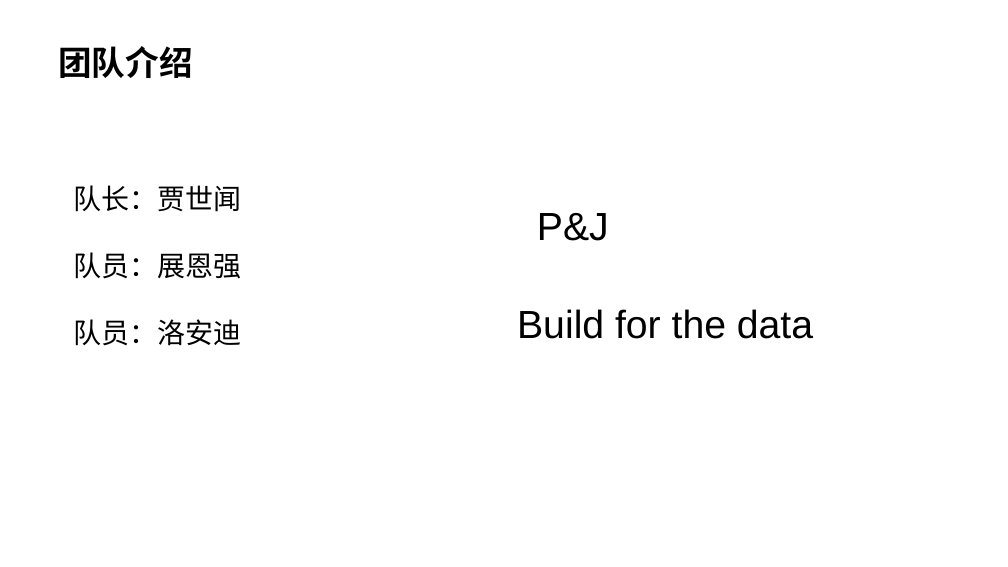
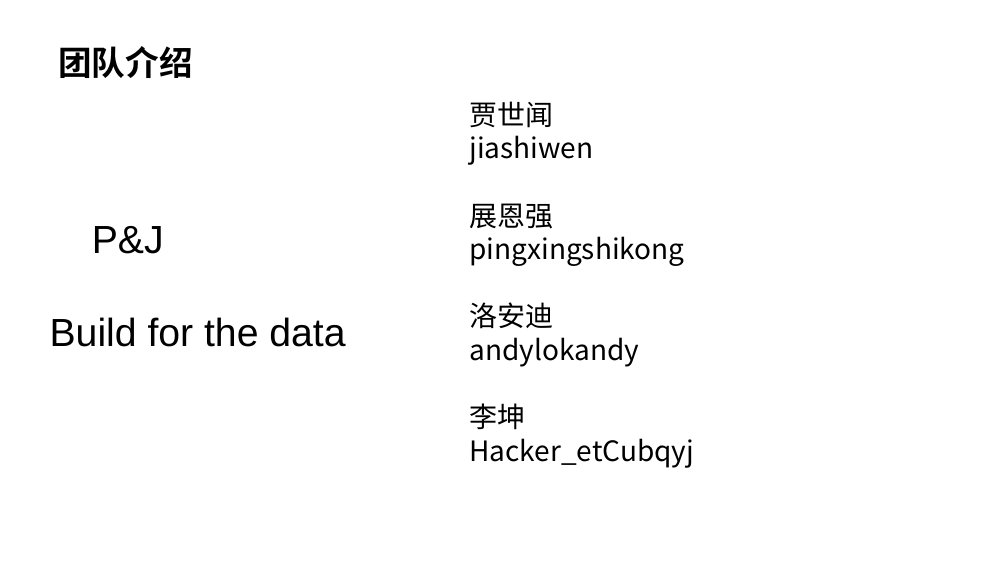
Before and after one commit to TraceNature/redis_on_tikv, a slide deck: slide 2 of docs/Hackathon 2021 答辩模板.pptx. Drawn at 1008x567 pixels with LibreOffice and Linux fonts; fonts in the diff are those of the drawing; background and template pictures are left out. Boxes give left, top, right and bottom in pixels: in the first picture for what was removed or moved away, otherwise in the second. Text is boxed around its words. In the diff, an @@ line names an element or a change of style, - is before the commit and + after.

Commit message:
update ppt

```diff
--- a/docs/Hackathon 2021 答辩模板.pptx
+++ b/docs/Hackathon 2021 答辩模板.pptx
@@ text at (469,101,694,468): text changed @@
-队长：贾世闻
-队员：展恩强
-队员：洛安迪
+贾世闻
+jiashiwen
+展恩强
+pingxingshikong
+洛安迪
+andylokandy
+李坤
+Hacker_etCubqyj
@@ text "P&J": place and size @@
-text "P&J" at (537,213,609,241)
+text "P&J" at (92,226,164,254)
@@ text "Build for the data": place and size @@
-text "Build for the data" at (517,309,813,339)
+text "Build for the data" at (50,317,345,347)
```
Also in this commit, not shown: 1 other slide changed, 1 slide removed, 4 other files.
